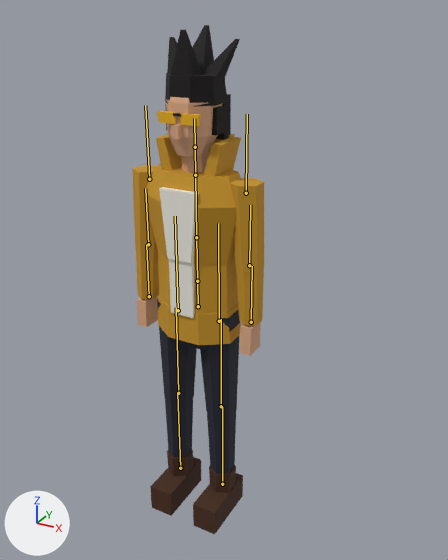
The glTF model projects/Demo/Models/Hero/Hero.glb, before and after one commit.
One viewpoint serves both versions: a 50 mm lens placed at (1.16, -1.89, 2.06), pointed at (-0.02, 0.25, 0.98). Lighting does not change. The marker at lower left points along +X, +Y and +Z. The picture after the commit comes second. The bones that bend it are drawn over the model as lines.

Objects in the first picture: 'HeroMesh'.
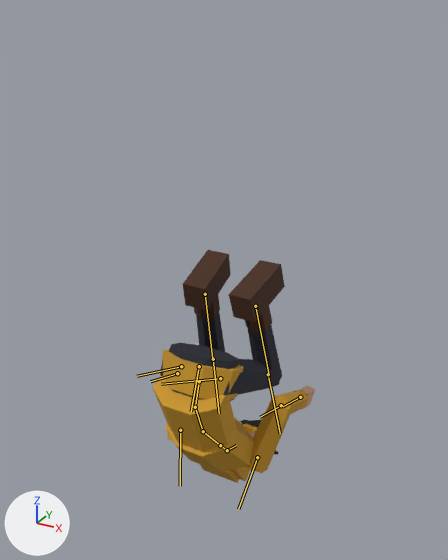
The newer file adds an action. The first version stands in its rest pose; the second is drawn at frame 5 of the action 'Dodge'.

Changed parts and their boxes (x1, y1, x2, y2) in the pictures (448 x 560 px):
```json
{"object": "HeroMesh", "change": "posed", "before": [132, 25, 264, 534], "after": [152, 250, 316, 483], "on screen": "24% wider, 54% shorter"}
{"bone": "Hips", "before": "(198, 306) to (197, 282)", "after": "(199, 381) to (195, 405)"}
{"bone": "Spine", "before": "(197, 281) to (196, 237)", "after": "(195, 407) to (203, 431)"}
{"bone": "Chest", "before": "(196, 237) to (195, 175)", "after": "(203, 431) to (220, 445)"}
{"bone": "Head", "before": "(195, 147) to (194, 118)", "after": "(227, 450) to (236, 445)"}
{"bone": "UpperArm.L", "before": "(246, 193) to (247, 114)", "after": "(257, 457) to (238, 509)"}
{"bone": "LowerArm.L", "before": "(249, 265) to (250, 205)", "after": "(281, 405) to (260, 417)"}
{"bone": "UpperArm.R", "before": "(149, 179) to (145, 105)", "after": "(180, 430) to (180, 486)"}
{"bone": "LowerArm.R", "before": "(148, 244) to (145, 188)", "after": "(177, 373) to (150, 381)"}
{"bone": "Hand.R", "before": "(149, 296) to (146, 244)", "after": "(199, 366) to (191, 411)"}
{"bone": "UpperLeg.L", "before": "(219, 321) to (218, 223)", "after": "(220, 378) to (161, 384)"}
{"bone": "LowerLeg.L", "before": "(221, 406) to (221, 319)", "after": "(268, 374) to (280, 433)"}
{"bone": "UpperLeg.R", "before": "(178, 310) to (175, 216)", "after": "(181, 366) to (137, 376)"}
{"bone": "LowerLeg.R", "before": "(178, 393) to (176, 307)", "after": "(213, 359) to (219, 413)"}
```

The change, as JSON lines over the scene's bpy script:
```json
{"block": "bone_hips", "where": "bone_hips = bpy.data.objects['Hero'].pose.bones['Hips']"}
{"op": "set", "path": "bone_hips.location", "old": "(0.0, 0.0, 0.0)", "new": "(0.0, -0.35, 0.0)"}
{"op": "set", "path": "bone_hips.rotation_quaternion", "old": "(1.0, 0.0, 0.0, 0.0)", "new": "(0.168, 0.963, 0.0, 0.0)", "note": "degrees (0, 0, 0) -> degrees (160, 0, 0)"}
{"block": "bone_spine", "where": "bone_spine = bpy.data.objects['Hero'].pose.bones['Spine']  # child of 'Hips'"}
{"op": "set", "path": "bone_spine.rotation_quaternion", "old": "(1.0, 0.0, 0.0, 0.0)", "new": "(0.94, 0.342, 0.0, 0.0)", "note": "degrees (0, 0, 0) -> degrees (40, 0, 0)"}
{"block": "bone_chest", "where": "bone_chest = bpy.data.objects['Hero'].pose.bones['Chest']  # child of 'Spine'"}
{"op": "set", "path": "bone_chest.rotation_quaternion", "old": "(1.0, 0.0, 0.0, 0.0)", "new": "(0.985, 0.174, 0.0, 0.0)", "note": "degrees (0, 0, 0) -> degrees (20, 0, 0)"}
{"block": "bone_head", "where": "bone_head = bpy.data.objects['Hero'].pose.bones['Head']  # child of 'Neck'"}
{"op": "set", "path": "bone_head.rotation_quaternion", "old": "(1.0, 0.0, 0.0, 0.0)", "new": "(0.966, 0.259, 0.0, 0.0)", "note": "degrees (0, 0, 0) -> degrees (30, 0, 0)"}
{"block": "bone_upperarm_l", "where": "bone_upperarm_l = bpy.data.objects['Hero'].pose.bones['UpperArm.L']  # child of 'Chest'"}
{"op": "set", "path": "bone_upperarm_l.rotation_quaternion", "old": "(1.0, 0.0, 0.0, 0.0)", "new": "(0.863, -0.498, 0.044, 0.075)", "note": "degrees (0, 0, 0) -> degrees (-60, 9, 5)"}
{"block": "bone_lowerarm_l", "where": "bone_lowerarm_l = bpy.data.objects['Hero'].pose.bones['LowerArm.L']  # child of 'UpperArm.L'"}
{"op": "set", "path": "bone_lowerarm_l.rotation_quaternion", "old": "(1.0, 0.0, 0.0, 0.0)", "new": "(0.707, -0.707, 0.0, 0.0)", "note": "degrees (0, 0, 0) -> degrees (-90, 0, 0)"}
{"block": "bone_upperarm_r", "where": "bone_upperarm_r = bpy.data.objects['Hero'].pose.bones['UpperArm.R']  # child of 'Chest'"}
{"op": "set", "path": "bone_upperarm_r.rotation_quaternion", "old": "(1.0, 0.0, 0.0, 0.0)", "new": "(0.863, -0.498, -0.044, -0.075)", "note": "degrees (0, 0, 0) -> degrees (-60, -9, -5)"}
{"block": "bone_lowerarm_r", "where": "bone_lowerarm_r = bpy.data.objects['Hero'].pose.bones['LowerArm.R']  # child of 'UpperArm.R'"}
{"op": "set", "path": "bone_lowerarm_r.rotation_quaternion", "old": "(1.0, 0.0, 0.0, 0.0)", "new": "(0.707, -0.707, 0.0, 0.0)", "note": "degrees (0, 0, 0) -> degrees (-90, 0, 0)"}
{"block": "bone_hand_r", "where": "bone_hand_r = bpy.data.objects['Hero'].pose.bones['Hand.R']  # child of 'LowerArm.R'"}
{"op": "set", "path": "bone_hand_r.rotation_quaternion", "old": "(1.0, 0.0, 0.0, 0.0)", "new": "(0.819, 0.574, 0.0, 0.0)", "note": "degrees (0, 0, 0) -> degrees (70, 0, 0)"}
{"block": "bone_upperleg_l", "where": "bone_upperleg_l = bpy.data.objects['Hero'].pose.bones['UpperLeg.L']  # child of 'Hips'"}
{"op": "set", "path": "bone_upperleg_l.rotation_quaternion", "old": "(1.0, 0.0, 0.0, 0.0)", "new": "(0.675, -0.736, 0.039, 0.035)", "note": "degrees (0, 0, 0) -> degrees (-95, 6, -1)"}
{"block": "bone_lowerleg_l", "where": "bone_lowerleg_l = bpy.data.objects['Hero'].pose.bones['LowerLeg.L']  # child of 'UpperLeg.L'"}
{"op": "set", "path": "bone_lowerleg_l.rotation_quaternion", "old": "(1.0, 0.0, 0.0, 0.0)", "new": "(0.423, 0.906, 0.0, 0.0)", "note": "degrees (0, 0, 0) -> degrees (130, 0, 0)"}
{"block": "bone_upperleg_r", "where": "bone_upperleg_r = bpy.data.objects['Hero'].pose.bones['UpperLeg.R']  # child of 'Hips'"}
{"op": "set", "path": "bone_upperleg_r.rotation_quaternion", "old": "(1.0, 0.0, 0.0, 0.0)", "new": "(0.675, -0.736, -0.039, -0.035)", "note": "degrees (0, 0, 0) -> degrees (-95, -6, 1)"}
{"block": "bone_lowerleg_r", "where": "bone_lowerleg_r = bpy.data.objects['Hero'].pose.bones['LowerLeg.R']  # child of 'UpperLeg.R'"}
{"op": "set", "path": "bone_lowerleg_r.rotation_quaternion", "old": "(1.0, 0.0, 0.0, 0.0)", "new": "(0.423, 0.906, 0.0, 0.0)", "note": "degrees (0, 0, 0) -> degrees (130, 0, 0)"}
```
